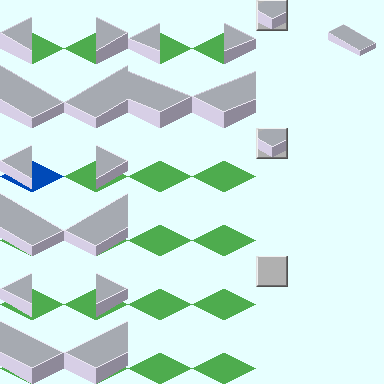
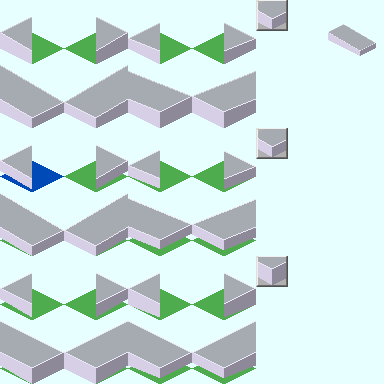
Before/after of a 384 x 384 layered artwork. What changed in the layer stack:
moved "Type-3[Icon][Mask]" above "Type-3[Icon][Border]" over [239, 199, 286, 278]
moved "Type-3[Icon][Border]" above "Type-3[Icon]" over [258, 257, 286, 285]
added layer "Type-3[Icon]" in group "Type-3" over [240, 230, 286, 285]
added layer "Type-3[W][1]" in group "Type-3" over [224, 273, 256, 317]
added layer "Type-3[W][0]" in group "Type-3" over [192, 321, 256, 378]
added layer "Type-3[N][1]" in group "Type-3" over [128, 273, 160, 317]
added layer "Type-3[N][0]" in group "Type-3" over [128, 321, 192, 378]
added layer "Type-2[W][0]" in group "Type-2" over [224, 151, 256, 189]
added layer "Type-2[W][1]" in group "Type-2" over [192, 199, 256, 250]
added layer "Type-2[N][0]" in group "Type-2" over [128, 150, 160, 188]
added layer "Type-2[N][1]" in group "Type-2" over [128, 198, 192, 249]
